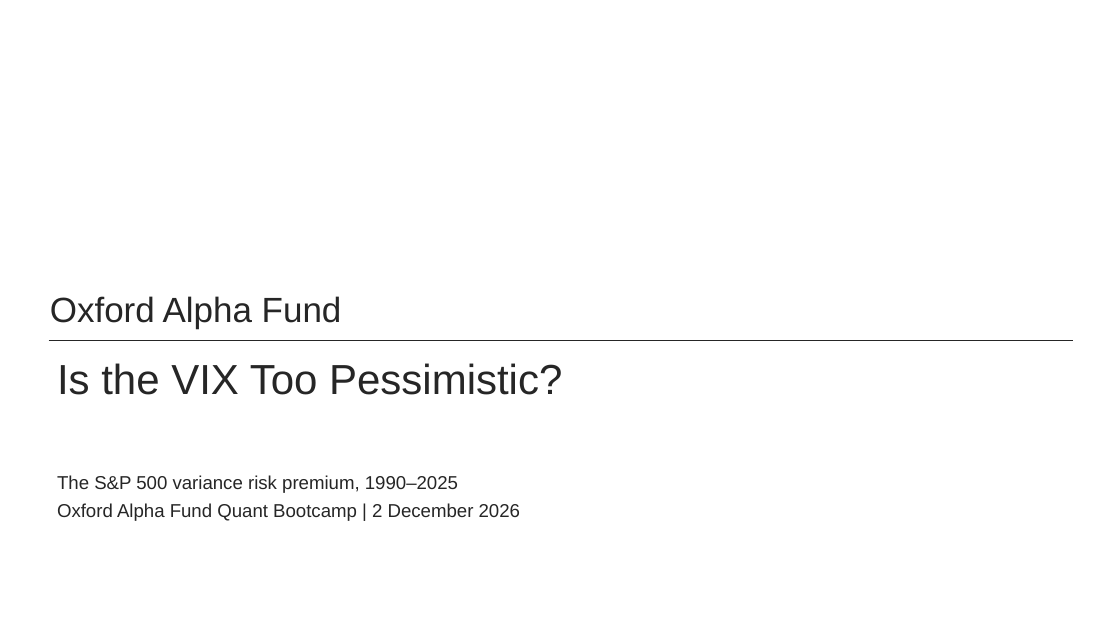
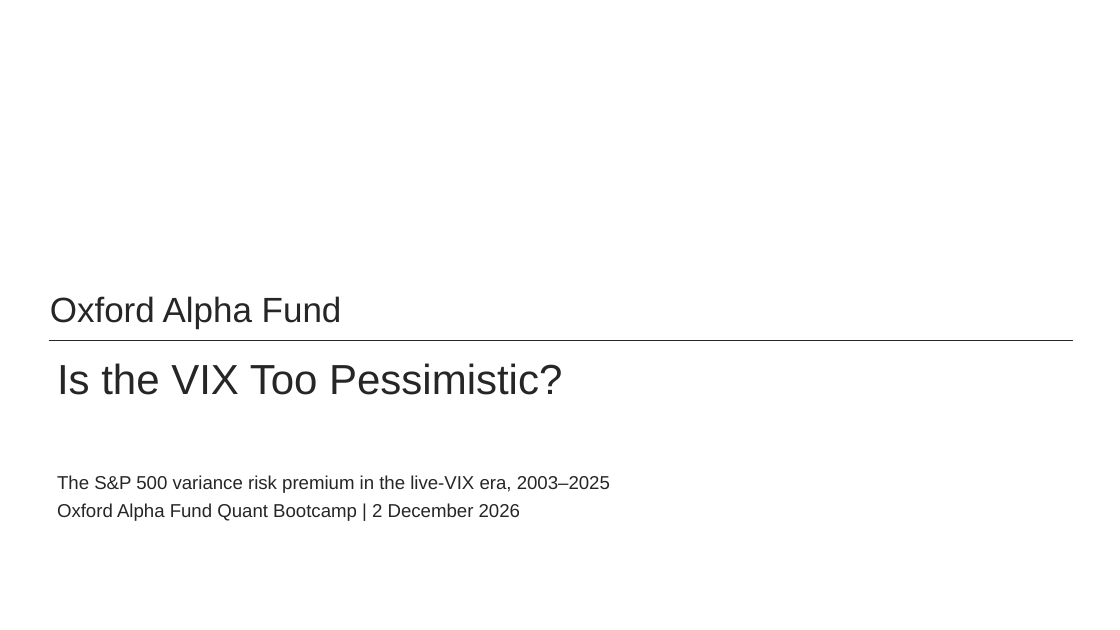
Before and after one commit to alston-yam/project_VIX, a slide deck: slide 1 of deck/VIX_pitch.pptx. Drawn at 1120x630 pixels with LibreOffice and Linux fonts; fonts in the diff are those of the drawing; background and template pictures are left out. Boxes give left, top, right and bottom in pixels: in the first picture for what was removed or moved away, otherwise in the second. Text is boxed around its words. In the diff, an @@ line names an element or a change of style, - is before the commit and + after.

```diff
--- a/deck/VIX_pitch.pptx
+++ b/deck/VIX_pitch.pptx
@@ text at (57, 475, 610, 493): text changed @@
-The S&P 500 variance risk premium, 1990–2025
+The S&P 500 variance risk premium in the live-VIX era, 2003–2025
```
Also in this commit, not shown: 15 other slides changed, 1 slide added, 53 other files.
